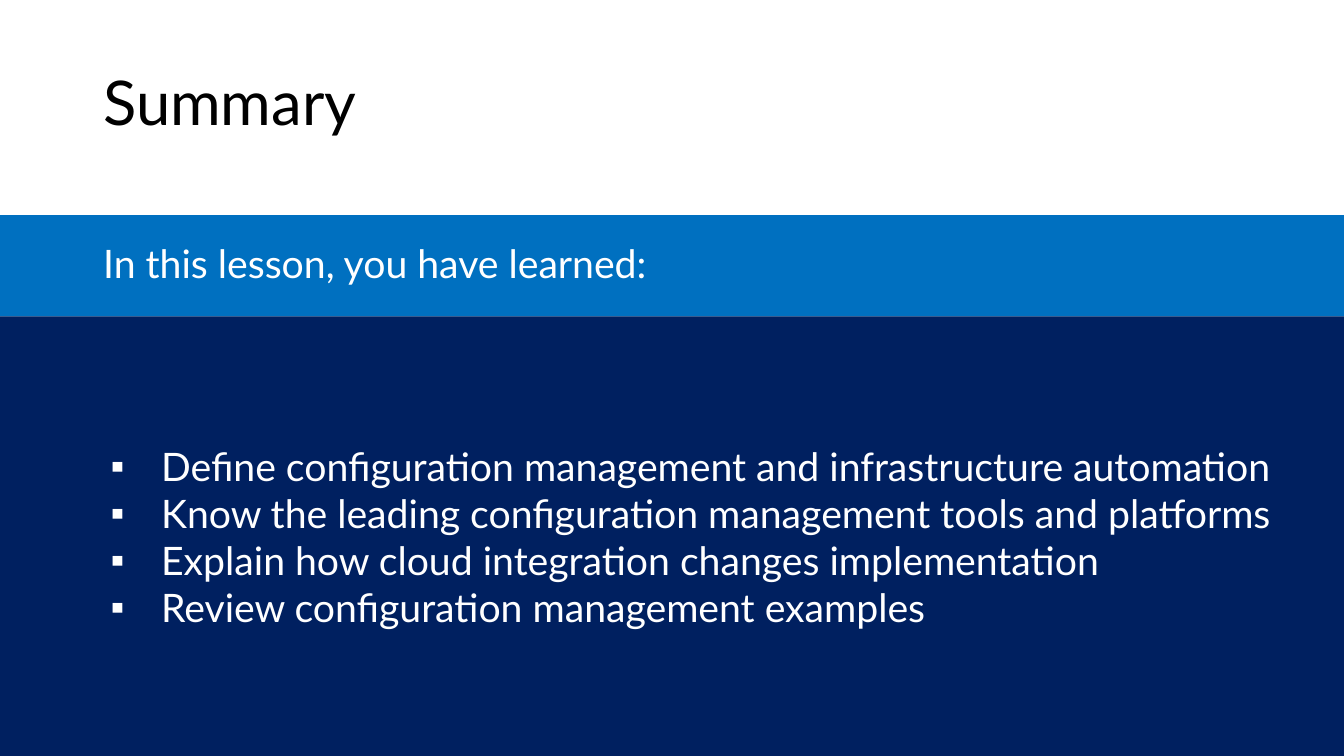
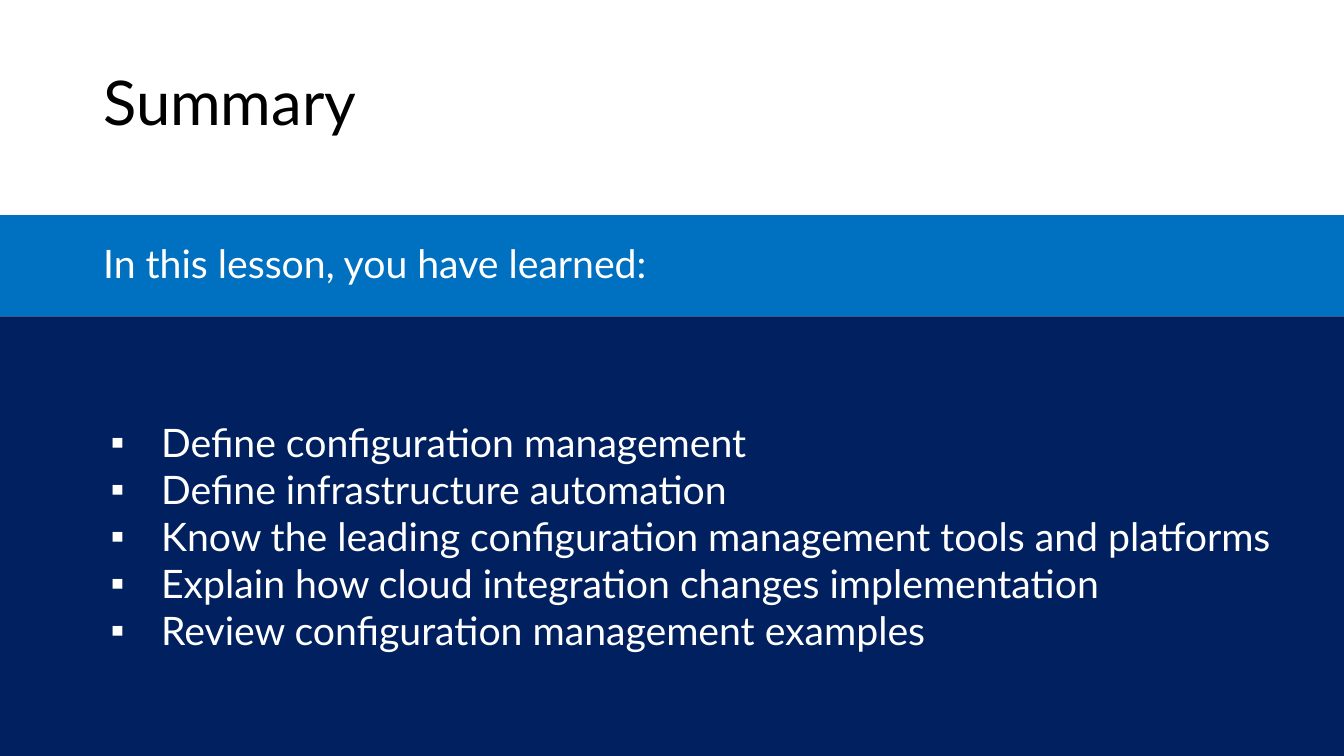
Before and after one commit to microsoft/AcademicContent, a slide deck: slide 29 of Complimentary Course Content/Module7/Lessons/Module7_Lesson2 Configuration Management.pptx. Drawn at 1344x756 pixels with LibreOffice and Linux fonts; fonts in the diff are those of the drawing. Boxes give left, top, right and bottom in pixels: in the first picture for what was removed or moved away, otherwise in the second. Text is boxed around its words. In the diff, an @@ line names an element or a change of style, - is before the commit and + after.

```diff
--- a/Complimentary Course Content/Module7/Lessons/Module7_Lesson2 Configuration Management.pptx
+++ b/Complimentary Course Content/Module7/Lessons/Module7_Lesson2 Configuration Management.pptx
@@ text in rectangle at (161, 428, 746, 505): text changed @@
-    ▪ Define configuration management and infrastructure automation
+    ▪ Define configuration management
+    ▪ Define infrastructure automation
```
Also in this commit, not shown: 2 other slides changed, 1 other file.
